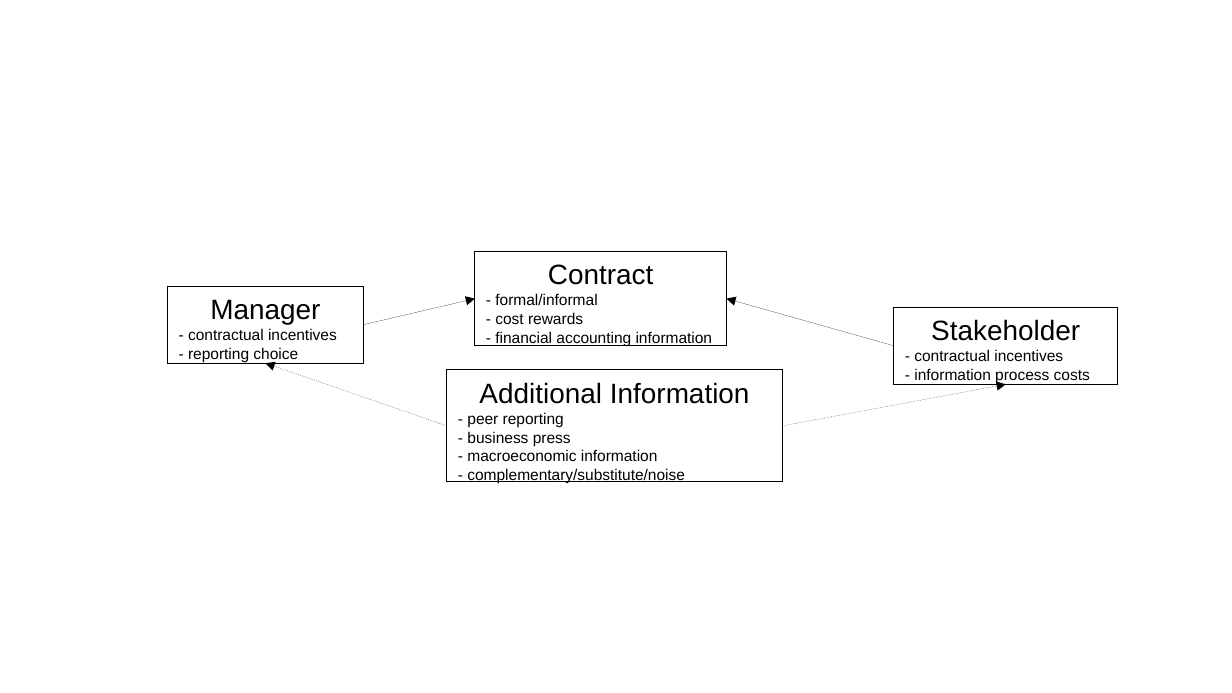
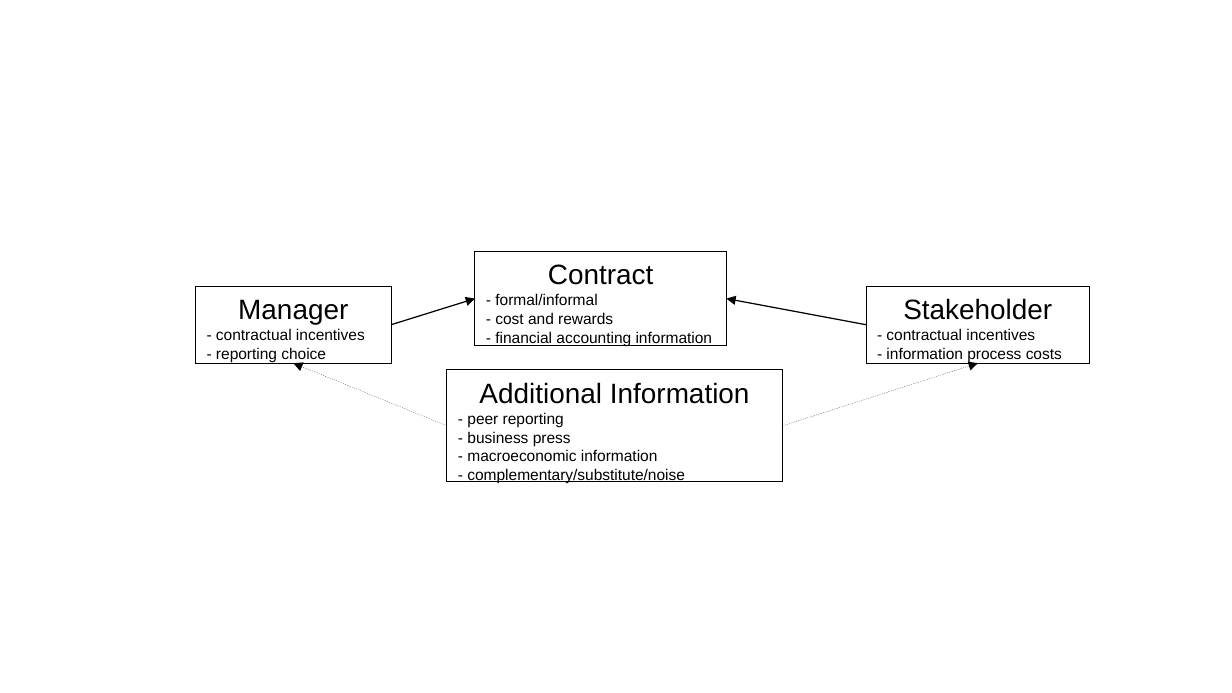
Before and after one commit to mortizm1988/PhD_accounting_governance, a slide deck: slide 1 of diagram.odp. Drawn at 1232x693 pixels with LibreOffice and Linux fonts; fonts in the diff are those of the drawing. Boxes give left, top, right and bottom in pixels: in the first picture for what was removed or moved away, otherwise in the second. Text is boxed around its words. In the diff, an @@ line names an element or a change of style, - is before the commit and + after.

```diff
--- a/diagram.odp
+++ b/diagram.odp
@@ rectangle "Manager": place and size @@
-rectangle "Manager" at (168, 286, 363, 363)
+rectangle "Manager" at (196, 286, 391, 363)
@@ arrow moved from (363, 325) - (475, 298) to (391, 325) - (475, 298) @@
@@ arrow (391, 325) - (475, 298): stroke #000000 0 pt to #000000 0.79 pt @@
@@ arrow moved from (894, 345) - (727, 298) to (866, 325) - (727, 298) @@
@@ arrow (866, 325) - (727, 298): stroke #000000 0 pt to #000000 0.79 pt @@
@@ rectangle "Stakeholder": place and size @@
-rectangle "Stakeholder" at (894, 307, 1118, 385)
+rectangle "Stakeholder" at (866, 286, 1090, 363)
@@ text in rectangle at (495, 312, 613, 324): text changed @@
-- cost rewards
+- cost and rewards
@@ arrow moved from (447, 426) - (265, 363) to (447, 426) - (293, 363) @@
@@ arrow moved from (783, 426) - (1006, 385) to (783, 426) - (978, 363) @@
```
Also in this commit, not shown: 1 other slide changed, 1 other file.
